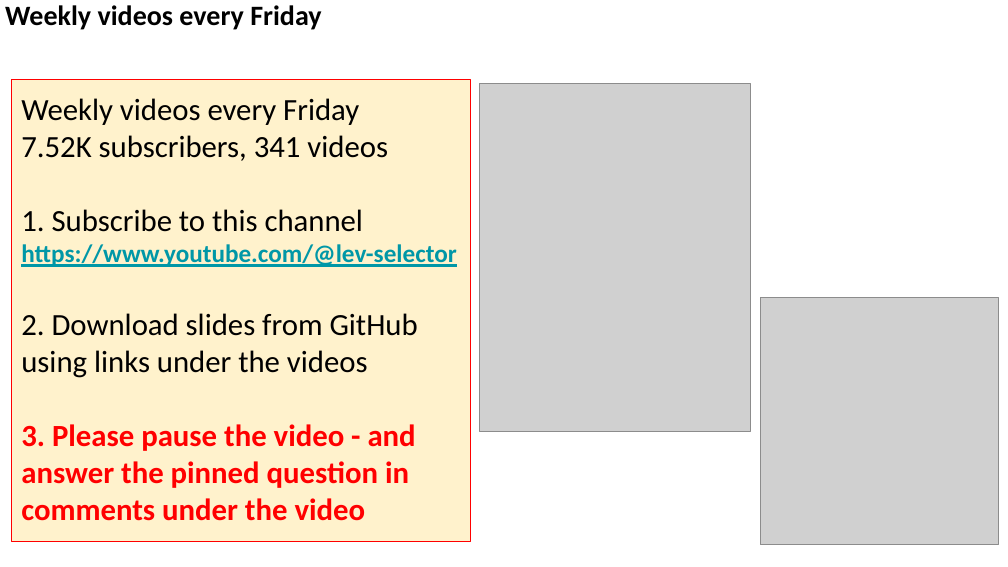
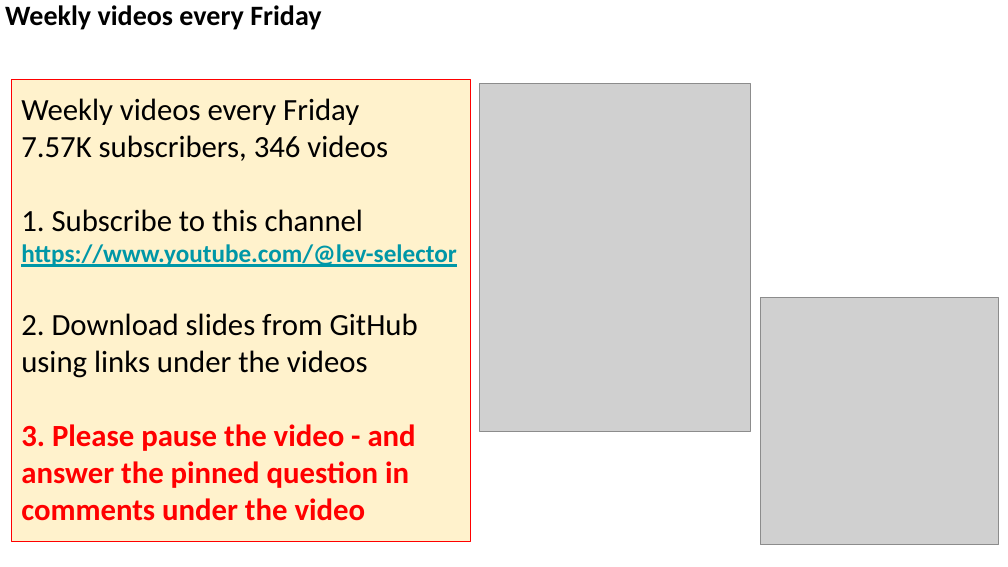
Before and after one commit to lselector/seminar, a slide deck: slide 9 of 2026/2026-09-25-AI-News.pptx. Drawn at 1008x567 pixels with LibreOffice and Linux fonts; fonts in the diff are those of the drawing; grey boxes stand for pictures. Boxes give left, top, right and bottom in pixels: in the first picture for what was removed or moved away, otherwise in the second. Text is boxed around its words. In the diff, an @@ line names an element or a change of style, - is before the commit and + after.

```diff
--- a/2026/2026-09-25-AI-News.pptx
+++ b/2026/2026-09-25-AI-News.pptx
@@ text in rectangle at <box>21,135,388,161</box>: text changed @@
-7.52K subscribers, 341 videos
+7.57K subscribers, 346 videos
```
Also in this commit, not shown: 7 other slides changed, 3 slides added, 4 slides removed.
